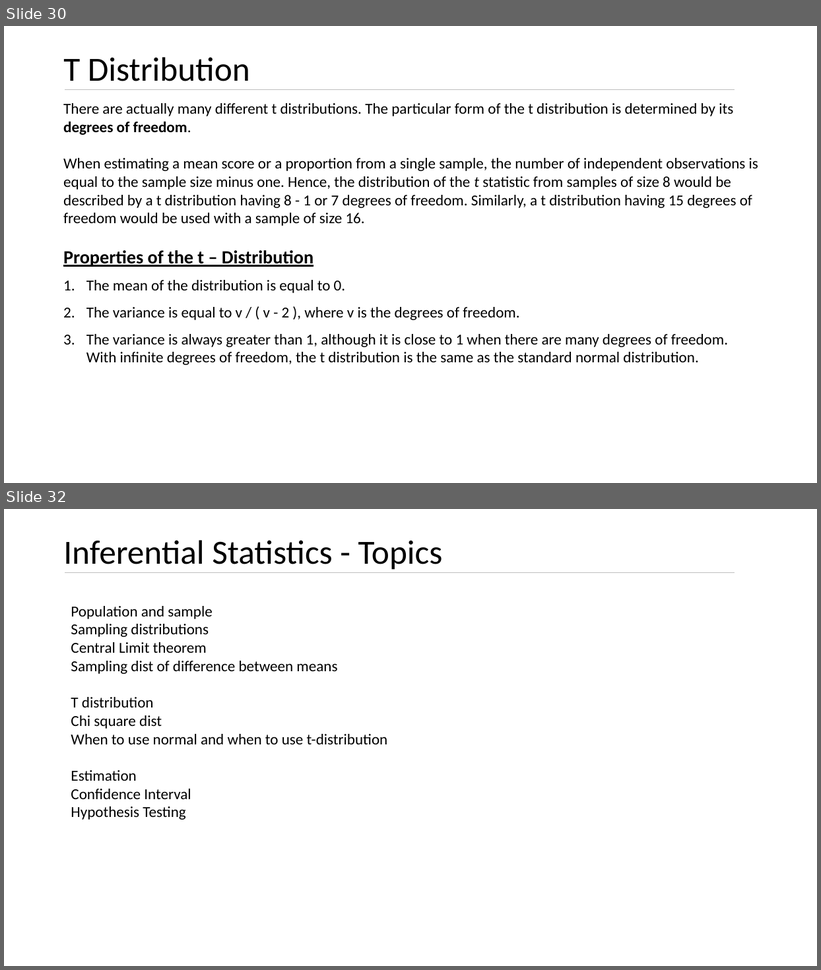
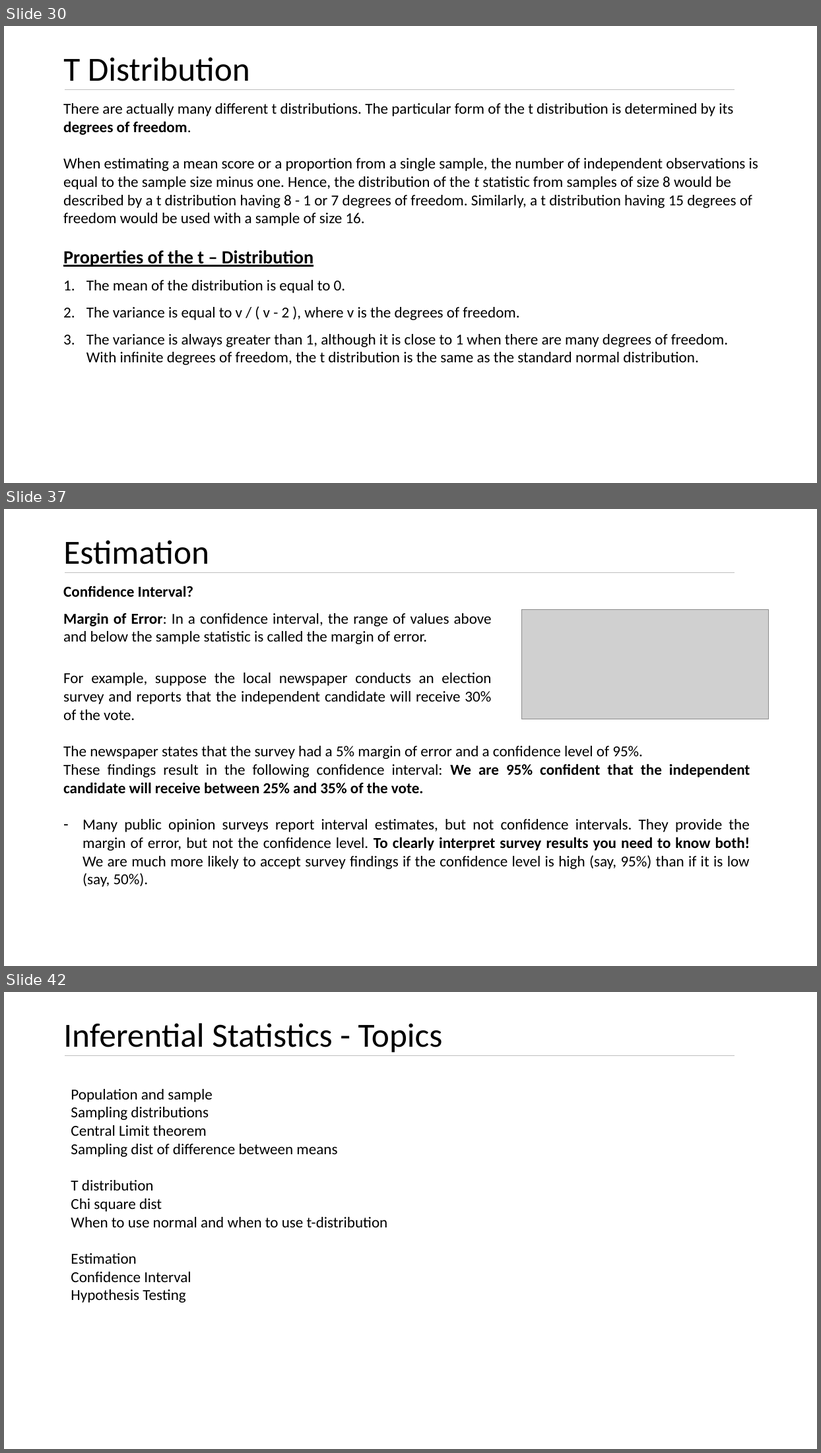
Before and after one commit to kushkul/Intro-to-Analytics, a slide deck: Statistics/Lesson 7 Inferential Statistics.pptx. Shown one above the other, each under a label of ours: slides 30 and 32 before the commit, slides 30, 37 and 42 after it; the slides between them are not shown. The pictures are 821x970 and 821x1453 pixels, drawn with LibreOffice and Linux fonts; fonts in the diff are those of the drawing; grey boxes stand for pictures. Boxes give left, top, right and bottom in pixels: in the first picture for what was removed or moved away, otherwise in the second. Text is boxed around its words. In the diff, an @@ line names an element or a change of style, - is before the commit and + after.

Commit message:
Add Chi square and Estimation

```diff
--- a/Statistics/Lesson 7 Inferential Statistics.pptx
+++ b/Statistics/Lesson 7 Inferential Statistics.pptx
@@ slide 37 added at (x1=4, y1=509, x2=817, y2=966), background #FFFFFF @@
@@ title added at (x1=63, y1=540, x2=209, y2=564), 40 pt, text #000000 @@
+Estimation
@@ text added at (x1=63, y1=586, x2=492, y2=644), 18 pt, text #000000 @@
+Confidence Interval?
+Margin of Error: In a confidence interval, the range of values above and below the sample statistic is called the margin of error.
@@ line added from (65, 573) to (735, 573), #BFBFBF 0.5 pt @@
@@ picture added at (x1=522, y1=609, x2=768, y2=720) @@
@@ text added at (x1=63, y1=673, x2=491, y2=720), 18 pt, text #000000 @@
+For example, suppose the local newspaper conducts an election survey and reports that the independent candidate will receive 30% of the vote.
@@ text added at (x1=63, y1=746, x2=750, y2=887), 18 pt, text #000000 @@
+The newspaper states that the survey had a 5% margin of error and a confidence level of 95%.
+These findings result in the following confidence interval: We are 95% confident that the independent candidate will receive between 25% and 35% of the vote.
+– Many public opinion surveys report interval estimates, but not confidence intervals. They provide the margin of error, but not the confidence level. To clearly interpret survey results you need to know both! We are much more likely to accept survey findings if the confidence level is high (say, 95%) than if it is low (say, 50%).
@@ what was slide 32 is now slide 42 @@
```
Also in this commit, not shown: 2 slides changed, 9 other slides added.
